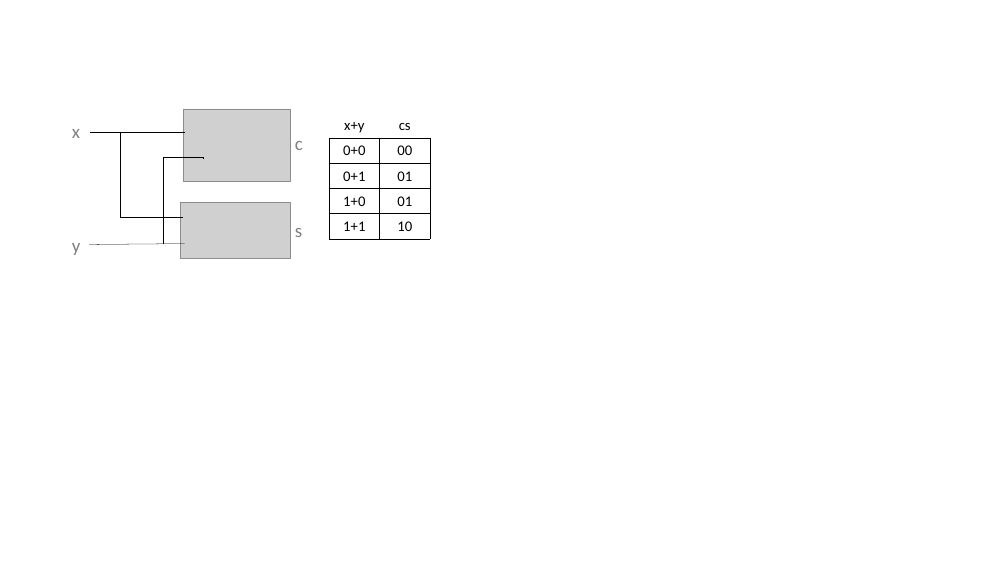
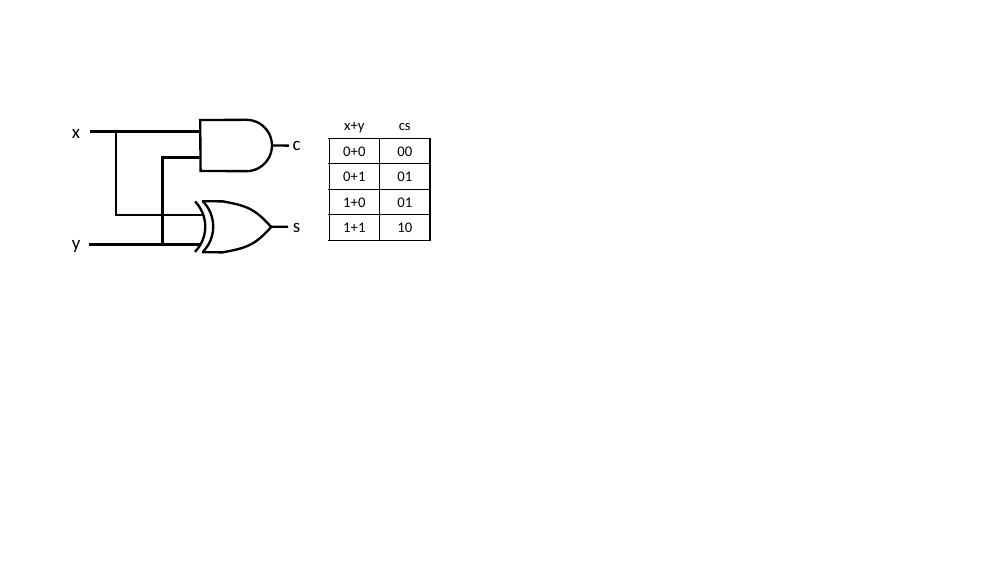
Before and after one commit to rexpage/LogicBook, a slide deck: slide 1 of Sources/half-adder.pptx. Drawn at 1008x567 pixels with LibreOffice and Linux fonts; fonts in the diff are those of the drawing; grey boxes stand for pictures. Boxes give left, top, right and bottom in pixels: in the first picture for what was removed or moved away, otherwise in the second. Text is boxed around its words. In the diff, an @@ line names an element or a change of style, - is before the commit and + after.

Commit message:
files changes for MITP linewidth/textsize reqs
some of the lines were to narrow and some text too small
some files changed to pptx, so if two files have same name, the one with pptx is the latest

```diff
--- a/Sources/half-adder.pptx
+++ b/Sources/half-adder.pptx
@@ picture removed at (184, 109, 290, 181) @@
@@ line moved from (90, 132) - (185, 132) to (90, 132) - (201, 132) @@
@@ line (90, 132) - (201, 132): stroke #000000 0.25 pt to #000000 2.25 pt @@
@@ elbow line moved from (120, 132) - (181, 217) to (116, 132) - (204, 215) @@
@@ elbow line (116, 132) - (204, 215): stroke #000000 0.25 pt to #000000 2.25 pt @@
@@ elbow line moved from (163, 244) - (203, 159) to (163, 244) - (200, 158) @@
@@ elbow line (163, 244) - (200, 158): stroke #000000 0.25 pt to #000000 2.25 pt @@
@@ picture removed at (181, 203, 290, 259) @@
@@ group added at (118, 119, 289, 278): 7 lines, 4 arc (boxed as its full ellipse)s, 2 freeform shapes @@
@@ text colour #808080 to #000000 in 4 elements at (72, 129, 80, 138), (293, 141, 301, 150), (72, 240, 81, 252), (293, 223, 300, 232) @@
@@ line moved from (89, 244) - (185, 243) to (89, 244) - (201, 244) @@
@@ line (89, 244) - (201, 244): stroke #000000 0.25 pt to #000000 2.25 pt @@
```
Also in this commit, not shown: 8 other files.
